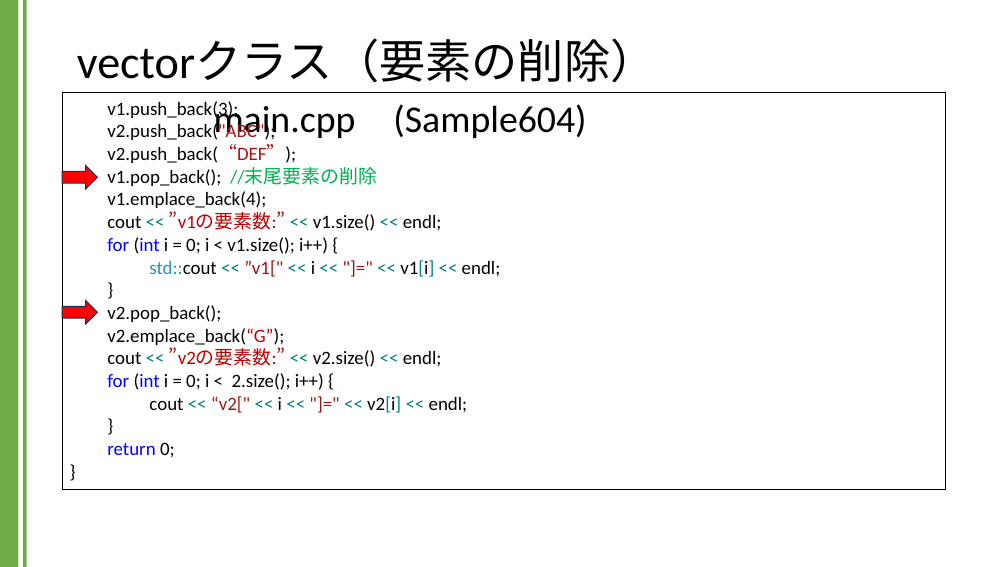
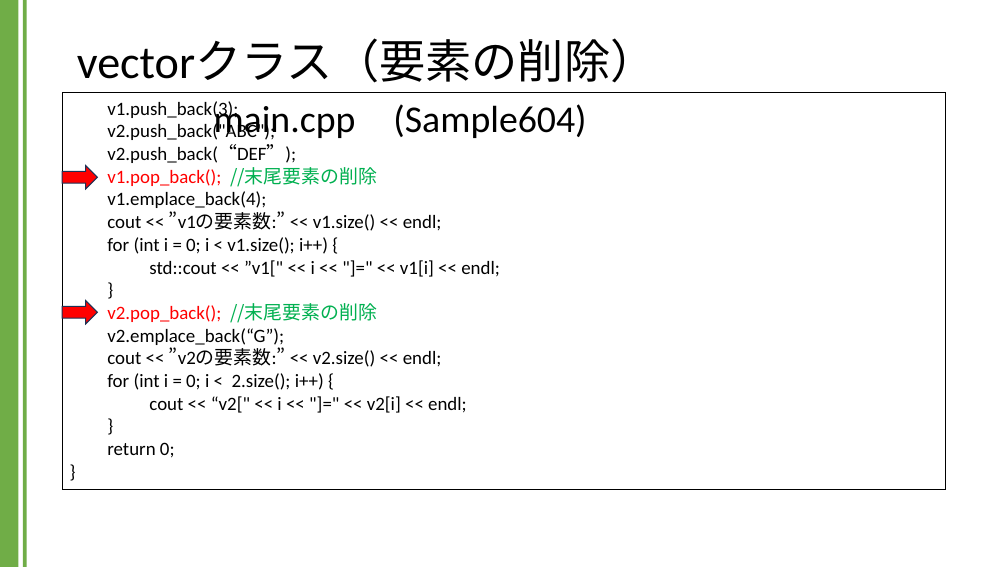
Before and after one commit to kic-murata/cpp2024, a slide deck: slide 15 of 授業資料/講義資料：Vectorクラス.pptx (slide 14 before the commit). Drawn at 1008x567 pixels with LibreOffice and Linux fonts; fonts in the diff are those of the drawing. Boxes give left, top, right and bottom in pixels: in the first picture for what was removed or moved away, otherwise in the second. Text is boxed around its words. In the diff, an @@ line names an element or a change of style, - is before the commit and + after.

```diff
--- a/授業資料/講義資料：Vectorクラス.pptx
+++ b/授業資料/講義資料：Vectorクラス.pptx
@@ text in rectangle at box(107, 122, 500, 458): text colour #A31515 to #000000 in "v2.push_back("ABC");", "v2.push_back(“DEF”);", "”v1[" "]="", "“v2[" "]=""; font Calibri to Noto Sans CJK JP in "//末尾要素の削除"; text colour #000000 to #FF0000 in "v1.pop_back();"; text colour #008080 to #000000 in "<< << <<", "<< << << << v1[i] <<", "<< << <<", "<< << << << v2[i] <<"; text colour #C00000 to #000000 in "”v1の要素数:”", "v2.emplace_back(“G”);", "”v2の要素数:”"; text colour #0000FF to #000000 in "for (int", "for (int", "return"; text colour #2B91AF to #000000 in "std::cout" @@
@@ text in rectangle at box(107, 303, 377, 323): text changed; text colour #000000 to #FF0000 @@
-v2.pop_back();
+v2.pop_back(); //末尾要素の削除
```
Also in this commit, not shown: 6 other slides changed, 1 slide added.
